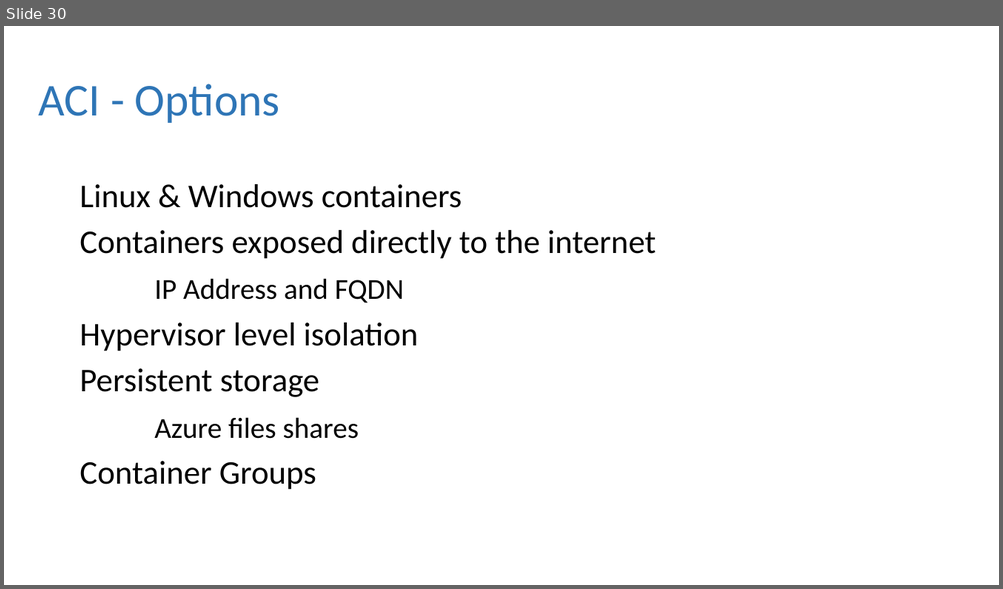
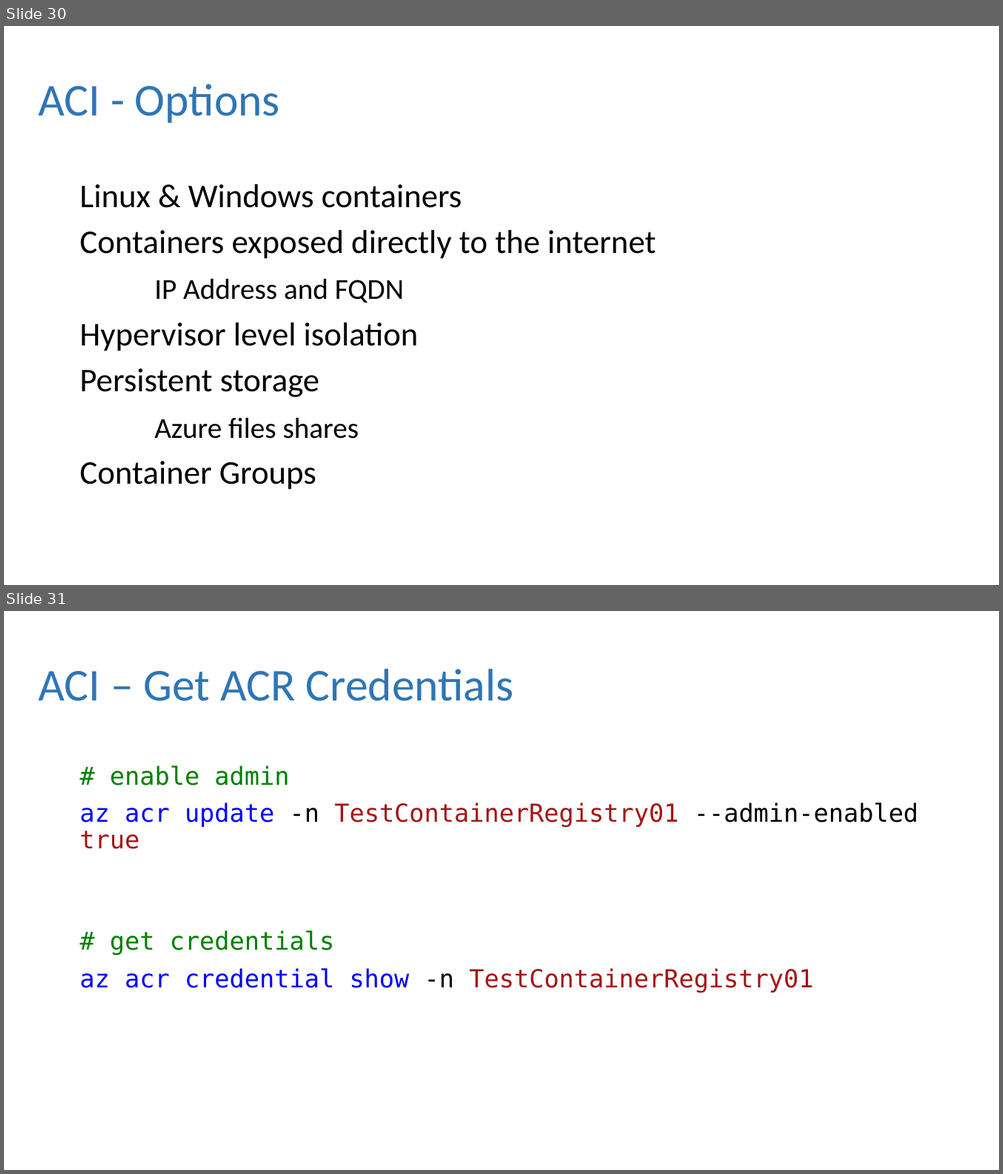
Before and after one commit to dbafromthecold/ContainersInTheCloud, a slide deck: ContainersInTheCloud.pptx. Shown one above the other, each under a label of ours: slide 30 before the commit, slides 30 and 31 after it. The pictures are 1003x589 and 1003x1174 pixels, drawn with LibreOffice and Linux fonts; fonts in the diff are those of the drawing; background and template pictures are left out. Boxes give left, top, right and bottom in pixels: in the first picture for what was removed or moved away, otherwise in the second. Text is boxed around its words. In the diff, an @@ line names an element or a change of style, - is before the commit and + after.

```diff
--- a/ContainersInTheCloud.pptx
+++ b/ContainersInTheCloud.pptx
@@ slide 31 added at box(4, 611, 999, 1170), background picture (left out) @@
@@ title added at box(39, 669, 514, 701), 44 pt, text #2E75B6 @@
+ACI – Get ACR Credentials
@@ text added at box(79, 766, 918, 993), 24 pt, text #A31515 @@
+# enable admin
+az acr update -n TestContainerRegistry01 --admin-enabled true
+# get credentials
+az acr credential show -n TestContainerRegistry01
```
Also in this commit, not shown: 3 other slides added, 1 slide removed, 7 other files.
